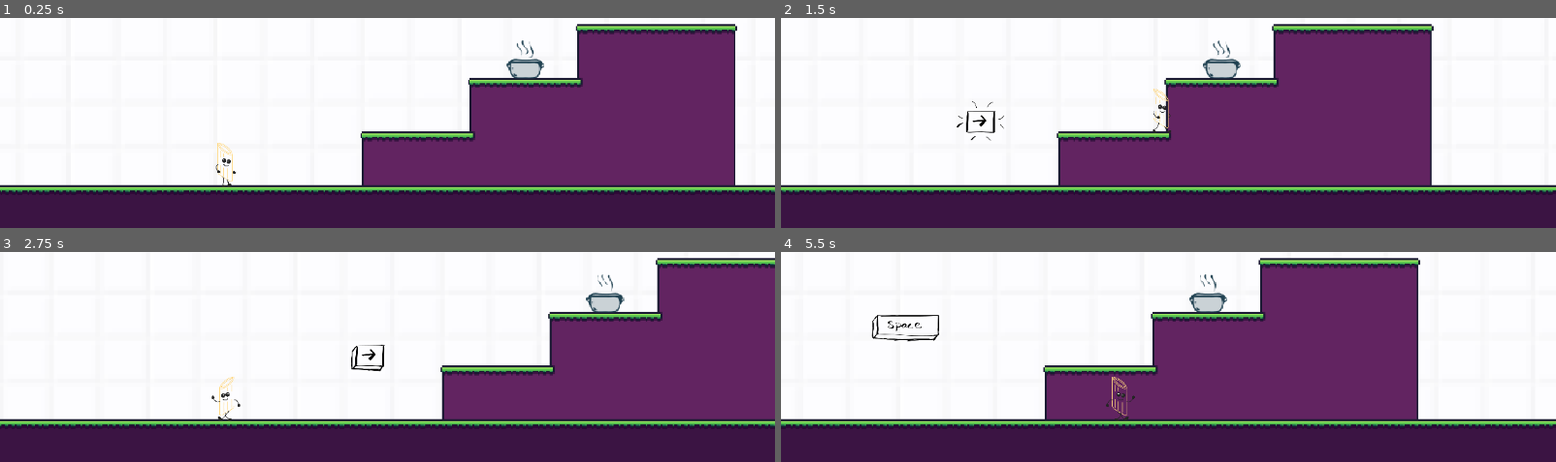
Above: before the commit, frames 1-4 (two rows, left to right).
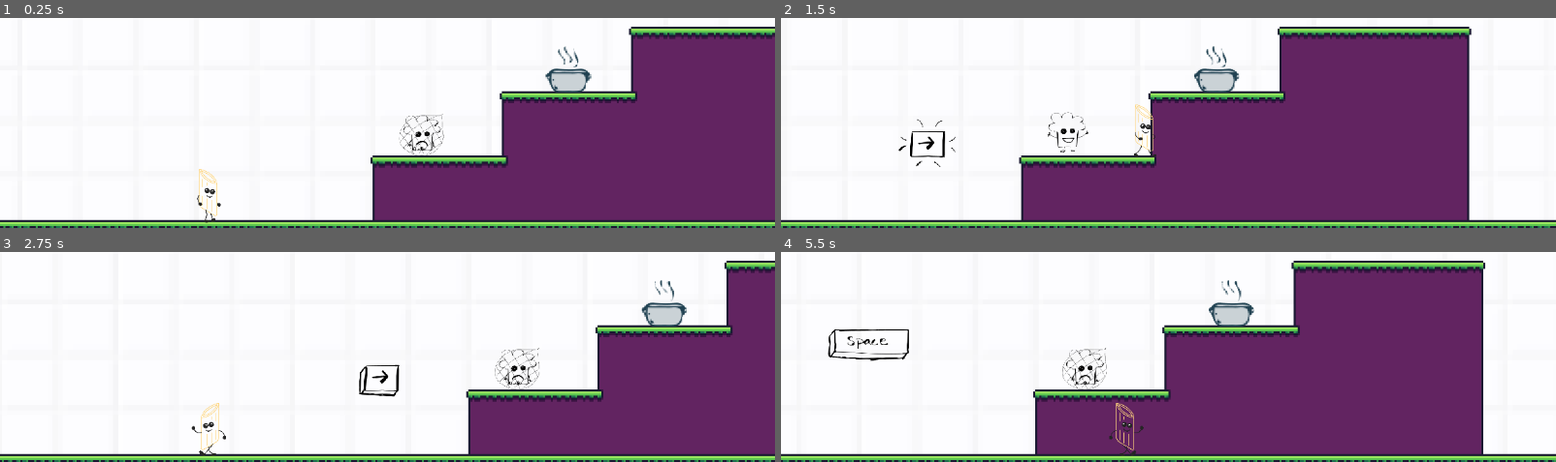
Above: after the commit, the same moments.

Repository: johannaeklundh/penneforyourlife
Game: Godot game, scene res://Assets/Scenes/Areas/area_1.tscn
Two runs of this game, one before a commit and one after it. Both use one fixed random seed, a clock stepped at 60 frames per second and the inputs below.
Inputs:
- Up to frame 1 (0.25 s): no input
- Up to frame 2 (1.5 s): hold Right (move_right) from 0.53 s (still down); tap E (interact, bound only after the commit) at 0.6, 1.35 s; tap Space (jump) at 0.77 s
- Up to frame 3 (2.75 s): tap Space (jump) at 1.52 s; release Right (move_right) at 2.03 s; hold Left (move_left) from 2.03 s (still down); tap E (interact, bound only after the commit) at 2.1 s
- Up to frame 4 (5.5 s): release Left (move_left) at 2.78 s; hold Right (move_right) 2.78-4.28 s; tap E (interact, bound only after the commit) every 0.75 s from 2.85 to 5.1 s; tap Space (jump) at 3.02, 3.77, 4.52 s; hold Left (move_left) 4.28-5.03 s; hold Right (move_right) from 5.03 s (still down)

The runs differ from the first frame. In frame 1, 34% of the frame differs, in the area x 0-100%, y 2-100%; in frame 2, 32%; in frame 3, 32%; in frame 4, 36%.

Commit message:
added friend to save with E

Diff:
--- a/Assets/Scenes/Areas/area_1.tscn
+++ b/Assets/Scenes/Areas/area_1.tscn
@@ -9,6 +9,8 @@
 [ext_resource type="Texture2D" uid="uid://ch7ajoyfxrh25" path="res://Assets/Sprites/forwardButton.png" id="6_msn23"]
 [ext_resource type="Texture2D" uid="uid://ctijk4drnxtua" path="res://Assets/Sprites/backwardButton.png" id="8_f20k6"]
 [ext_resource type="Texture2D" uid="uid://cj527o0asfxi1" path="res://Assets/Sprites/spaceButton.png" id="9_0ufq0"]
+[ext_resource type="Script" uid="uid://mi2edq0k7tpa" path="res://Assets/Scripts/friend.gd" id="10_u1wc8"]
+[ext_resource type="Texture2D" uid="uid://bxaatymga5ut3" path="res://Assets/Sprites/broccoli.png" id="11_7lgy5"]
 
 [sub_resource type="TileSetAtlasSource" id="TileSetAtlasSource_3uyhe"]
 texture = ExtResource("1_uidp5")
@@ -433,6 +435,30 @@
 "speed": 5.0
 }]
 
+[sub_resource type="AtlasTexture" id="AtlasTexture_ys1tx"]
+atlas = ExtResource("11_7lgy5")
+region = Rect2(119, 0, 119, 120)
+
+[sub_resource type="AtlasTexture" id="AtlasTexture_ttsc2"]
+atlas = ExtResource("11_7lgy5")
+region = Rect2(0, 0, 119, 120)
+
+[sub_resource type="SpriteFrames" id="SpriteFrames_lbrap"]
+animations = [{
+"frames": [{
+"duration": 5.0,
+"texture": SubResource("AtlasTexture_ys1tx")
+}, {
+"duration": 5.0,
+"texture": SubResource("AtlasTexture_ttsc2")
+}],
+"loop": false,
+"name": &"default",
+"speed": 5.0
+}]
+
+[sub_resource type="CircleShape2D" id="CircleShape2D_7lgy5"]
+
 [node name="Area1" type="Node2D"]
 script = ExtResource("1_7fk0h")
 
@@ -508,4 +534,20 @@
 autoplay = "blink"
 frame_progress = 0.904331
 
+[node name="Friend" type="Node2D" parent="."]
+script = ExtResource("10_u1wc8")
+
+[node name="AnimatedSprite2D" type="AnimatedSprite2D" parent="Friend"]
+position = Vector2(105, -43)
+scale = Vector2(0.2, 0.2)
+sprite_frames = SubResource("SpriteFrames_lbrap")
+frame_progress = 0.496637
+
+[node name="Area2D" type="Area2D" parent="Friend"]
+
+[node name="CollisionShape2D" type="CollisionShape2D" parent="Friend/Area2D"]
+position = Vector2(105, -46)
+scale = Vector2(1.5, 1.5)
+shape = SubResource("CircleShape2D_7lgy5")
+
 [connection signal="body_entered" from="BoilingPot/Area2D" to="." method="_on_area_2d_body_entered"]
--- a/Assets/Scenes/player.tscn
+++ b/Assets/Scenes/player.tscn
@@ -90,7 +90,7 @@
 
 [node name="Camera2D" type="Camera2D" parent="."]
 offset = Vector2(50, -100)
-zoom = Vector2(2.5, 2.5)
+zoom = Vector2(3, 3)
 position_smoothing_speed = 10.0
 drag_horizontal_enabled = true
 drag_vertical_enabled = true
--- /dev/null
+++ b/Assets/Scripts/friend.gd
@@ -0,0 +1,29 @@
+extends Node2D
+
+@onready var anim_sprite: AnimatedSprite2D = $AnimatedSprite2D
+@onready var area: Area2D = $Area2D
+
+var player_near := false
+var freed := false
+
+func _ready() -> void:
+	anim_sprite.frame = 0  # start with sad
+	area.body_entered.connect(_on_area_body_entered)
+	area.body_exited.connect(_on_area_body_exited)
+
+func _process(_delta: float) -> void:
+	if player_near and not freed and Input.is_action_just_pressed("interact"):
+		_free_friend()
+
+func _on_area_body_entered(body: Node2D) -> void:
+	if body.name == "Player":
+		player_near = true
+
+func _on_area_body_exited(body: Node2D) -> void:
+	if body.name == "Player":
+		player_near = false
+
+func _free_friend() -> void:
+	freed = true
+	anim_sprite.frame = 1  # change to happy
+	print("Friend is freed!")
--- a/project.godot
+++ b/project.godot
@@ -51,9 +51,10 @@
 "events": [Object(InputEventKey,"resource_local_to_scene":false,"resource_name":"","device":-1,"window_id":0,"alt_press …(195 unchanged characters)…
 ]
 }
-"ss "={
+interact={
 "deadzone": 0.2,
-"events": []
+"events": [Object(InputEventKey,"resource_local_to_scene":false,"resource_name":"","device":-1,"window_id":0,"alt_pressed":false,"shift_pressed":false,"ctrl_pressed":false,"meta_pressed":false,"pressed":false,"keycode":0,"physical_keycode":69,"key_label":0,"unicode":101,"location":0,"echo":false,"script":null)
+]
 }
 
 [rendering]
Not shown: 1 places in Assets/Scenes/Areas/area_1.tscn that only renumber resources
Not shown, added: Assets/Scripts/friend.gd.uid
Binary file added: Assets/Sprites/broccoli.png
Not shown, added: Assets/Sprites/broccoli.png.import
